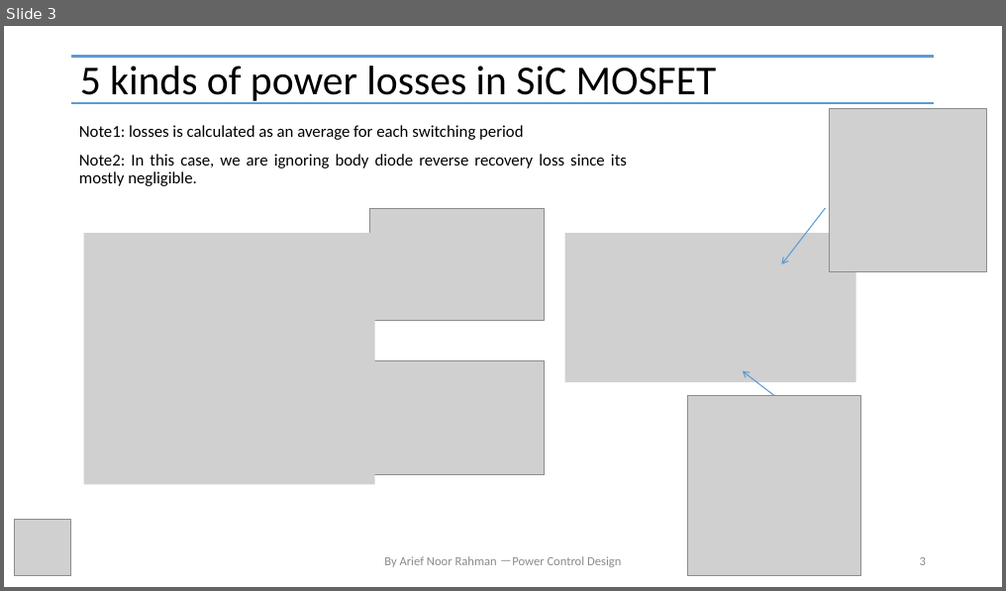
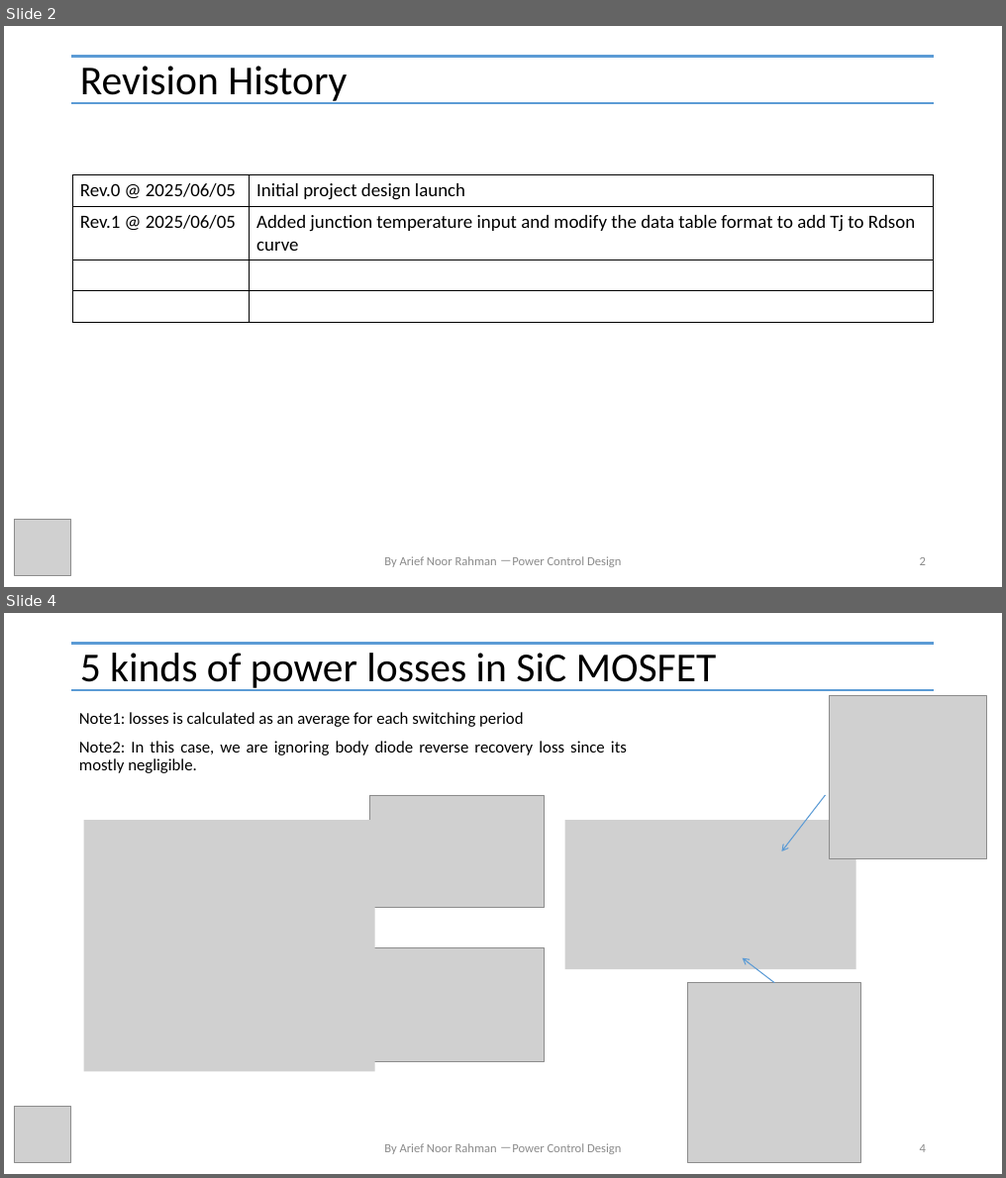
Before and after one commit to physicboy/QSPICE, a slide deck: Ideal PWL Transient Losses Analysis/PWL Losses Analysis.pptx. Shown one above the other, each under a label of ours: slide 3 before the commit, slides 2 and 4 after it; the slides between them are not shown. The pictures are 1006x591 and 1006x1178 pixels, drawn with LibreOffice and Linux fonts; fonts in the diff are those of the drawing; grey boxes stand for pictures; background and template pictures are left out. Boxes give left, top, right and bottom in pixels: in the first picture for what was removed or moved away, otherwise in the second. Text is boxed around its words. In the diff, an @@ line names an element or a change of style, - is before the commit and + after.

```diff
--- a/Ideal PWL Transient Losses Analysis/PWL Losses Analysis.pptx
+++ b/Ideal PWL Transient Losses Analysis/PWL Losses Analysis.pptx
@@ slide 2 added at [4, 26, 1002, 587], background #FFFFFF @@
@@ line added from (71, 56) to (934, 56), #5B9BD5 2.25 pt @@
@@ title added at [80, 66, 347, 104], 39.6 pt, text #000000 @@
+Revision History
@@ line added from (71, 103) to (934, 103), #5B9BD5 2.25 pt @@
@@ table added at [73, 175, 934, 301], 4 rows, 2 columns @@
+Rev.0 @ 2025/06/05 | Initial project design launch
+Rev.1 @ 2025/06/05 | Added junction temperature input and modify the data table format to add Tj to Rdson curve
+ | 
+ | 
@@ picture added at [14, 519, 70, 576] @@
@@ text added at [384, 557, 621, 568], 12 pt, text #8C8C8C @@
+By Arief Noor Rahman －Power Control Design
@@ page number added at [920, 558, 926, 566], 12 pt, text #8C8C8C @@
+2
@@ what was slide 3 is now slide 4 @@
@@ page number at [920, 1145, 926, 1153]: text changed @@
-3
+4
```
Also in this commit, not shown: 4 slides changed, 2 other slides added, 8 other files.
